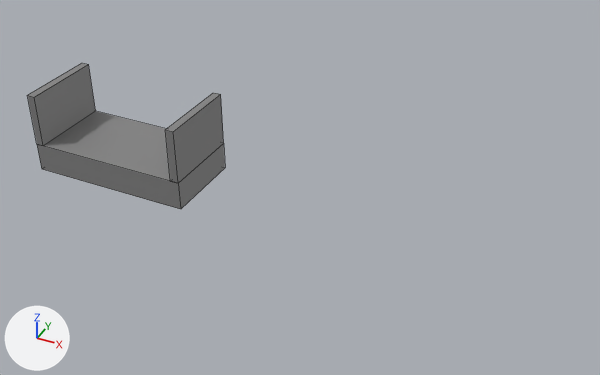
The Blender file U-Line/Structure/myodani_small_bridge.blend as it was, and as the next commit left it.
Before and after are seen from a 50 mm lens placed at (11.25, -13.86, 9.64), pointed at (4.51, 0.03, -0.3). Arrows for +X, +Y and +Z are at lower left; the lights stay in place. Mesh edges are drawn as thin lines.

The older version as bpy lines, for what is in view:
```python
me_cube = bpy.data.meshes.new('Cube')
me_cube.from_pydata(...)  # a box spanning x -1.0..1.0, y -1.0..1.0, z -1.0..-0.3
me_cube.materials.append(mat_material)  # grey #858585
me_立方体 = bpy.data.meshes.new('立方体')
me_立方体.from_pydata(...)  # a box spanning x -0.1..0.1, y -1.0..1.0, z -0.65..0.65
me_立方体.materials.append(mat_material)  # grey #858585
me_立方体_001 = bpy.data.meshes.new('立方体.001')
me_立方体_001.from_pydata(...)  # a box spanning x -0.1..0.1, y -1.0..1.0, z -0.65..0.65
me_立方体_001.materials.append(mat_material)  # grey #858585
ob_cube = bpy.data.objects.new('Cube', me_cube)
ob_cube.location = (0.0, 0.0, 0.0)
ob_cube.scale = (2.0, 1.0, 1.0)
ob_立方体 = bpy.data.objects.new('立方体', me_立方体)
ob_立方体.location = (-1.9, 0.0, 0.35)
ob_立方体_001 = bpy.data.objects.new('立方体.001', me_立方体_001)
ob_立方体_001.location = (1.9, 0.0, 0.35)
```
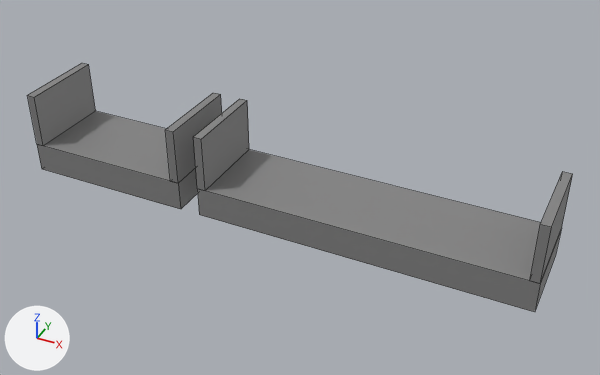
The change in detail:
Mesh me_cube_001 is new.
It is a box spanning x -1.0..2.75, y -1.0..1.0, z -1.0..-0.3.
It uses material mat_material (grey #858585).
Object '立方体.003' (ob_立方体_003) is new; it shows a copy of the mesh of ob_立方体_001.
Its location is (9.9, 0.0, 0.35).
Object '立方体.002' (ob_立方体_002) is new; it shows a copy of the mesh of ob_立方体_001.
Its location is (2.6, 0.0, 0.35).
Object 'Cube.001' (ob_cube_001) is new; it shows me_cube_001.
Its location is (4.5, 0.0, 0.0).
Its scale is (2.0, 1.0, 1.0).

Changed parts and their boxes [x1, y1, x2, y2] in the pictures (600 x 375 px):
'Cube.001', added: after [197, 150, 561, 312]
'立方体.002', added: after [193, 99, 249, 191]
'立方体.003', added: after [530, 171, 573, 283]
